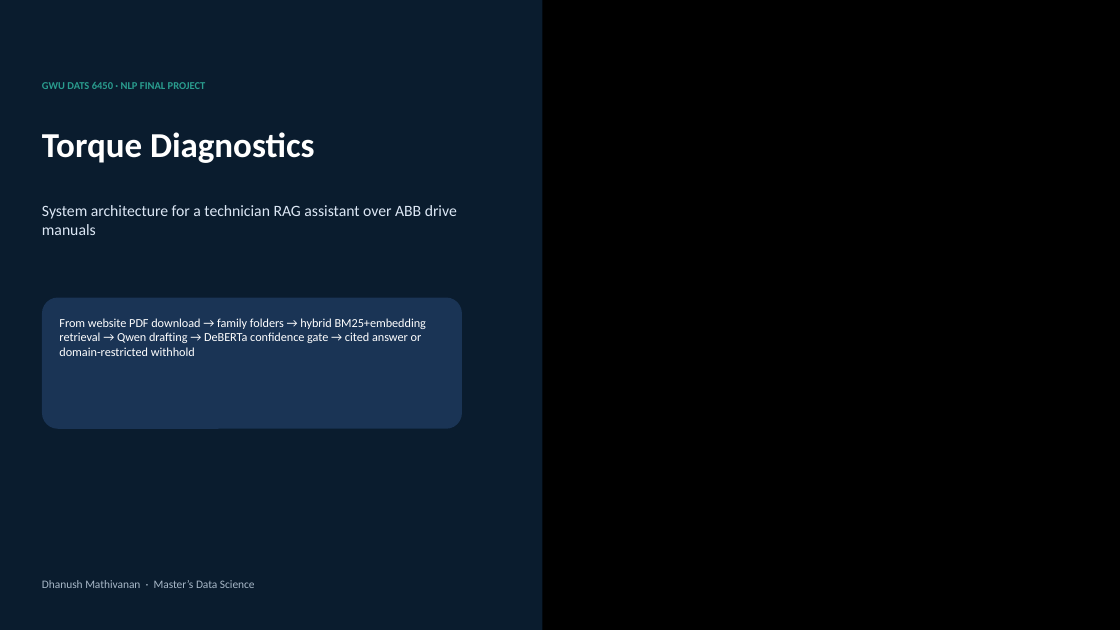
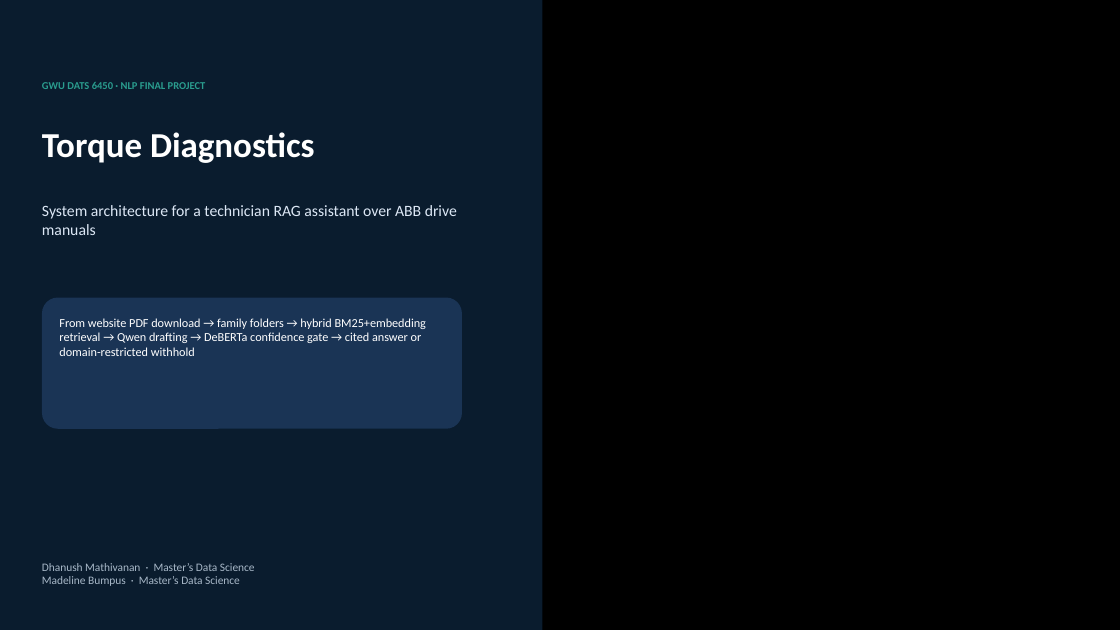
Before and after one commit to DhanushGWU1995/torque-diagnostics, a slide deck: slide 1 of docs/architecture-deck/Torque-Diagnostics-Architecture.pptx. Drawn at 1120x630 pixels with LibreOffice and Linux fonts; fonts in the diff are those of the drawing; background and template pictures are left out. Boxes give left, top, right and bottom in pixels: in the first picture for what was removed or moved away, otherwise in the second. Text is boxed around its words. In the diff, an @@ line names an element or a change of style, - is before the commit and + after.

Commit message:
Add Madeline Bumpus as co-author on the architecture title slide.

```diff
--- a/docs/architecture-deck/Torque-Diagnostics-Architecture.pptx
+++ b/docs/architecture-deck/Torque-Diagnostics-Architecture.pptx
@@ text "Dhanush Mathivanan · Master’s Data ...": place and size @@
-text "Dhanush Mathivanan · Master’s Data ..." at bbox=[42, 580, 255, 588]
+text "Dhanush Mathivanan · Master’s Data ..." at bbox=[42, 563, 255, 586]
@@ text at bbox=[42, 576, 240, 586]: paragraph added @@
+Madeline Bumpus · Master’s Data Science
```
